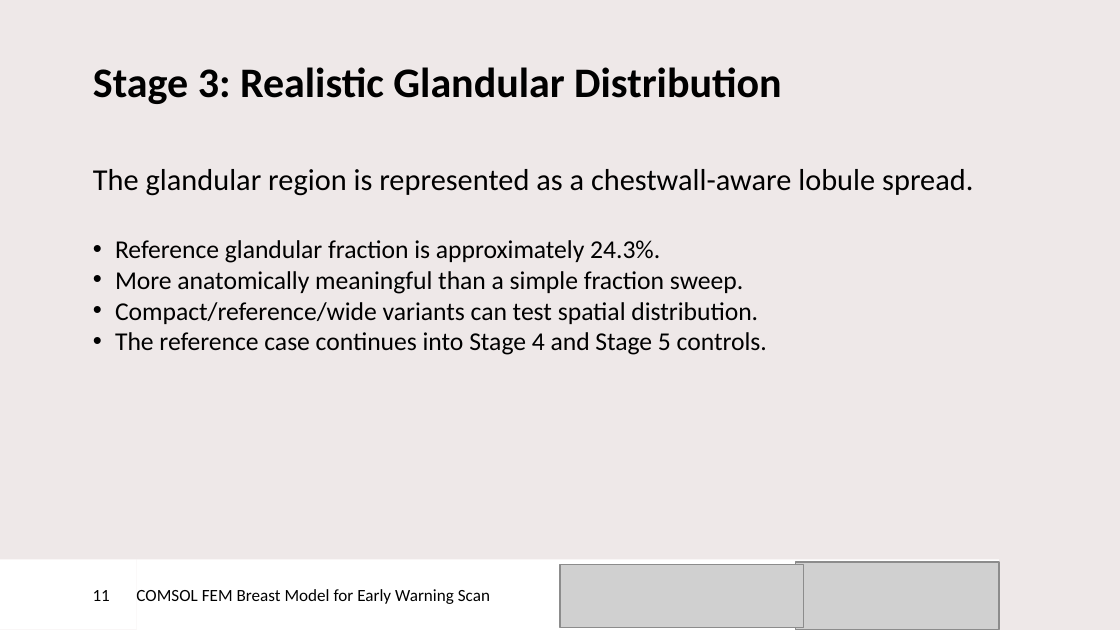
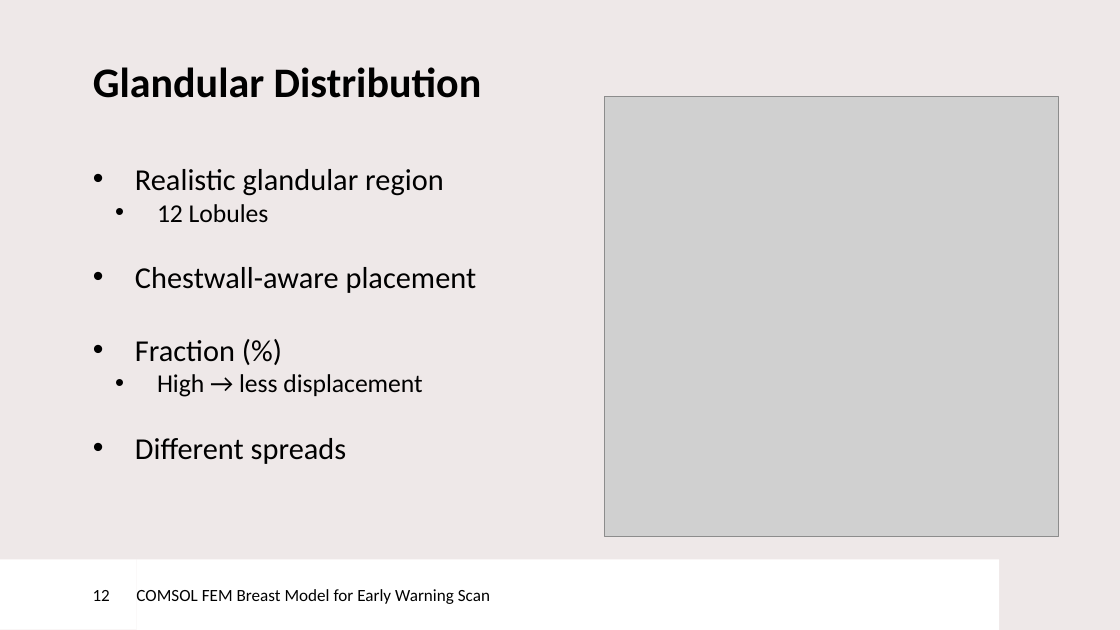
Before and after one commit to DaanKuijpers11/ews-comsol-breast-fem, a slide deck: slide 12 of docs/presentation/Early Warning Scan intership presentation - Daan Kuijpers.pptx (slide 11 before the commit). Drawn at 1120x630 pixels with LibreOffice and Linux fonts; fonts in the diff are those of the drawing; grey boxes stand for pictures; background and template pictures are left out. Boxes give left, top, right and bottom in pixels: in the first picture for what was removed or moved away, otherwise in the second. Text is boxed around its words. In the diff, an @@ line names an element or a change of style, - is before the commit and + after.

```diff
--- a/docs/presentation/Early Warning Scan intership presentation - Daan Kuijpers.pptx
+++ b/docs/presentation/Early Warning Scan intership presentation - Daan Kuijpers.pptx
@@ title at bbox=[93, 67, 482, 98]: text changed @@
-Stage 3: Realistic Glandular Distribution
+Glandular Distribution
@@ picture added at bbox=[605, 96, 1058, 536] @@
@@ text at bbox=[135, 169, 477, 464]: text changed; size 16.5 to 19.5 pt @@
-The glandular region is represented as a chestwall-aware lobule spread.
-    • Reference glandular fraction is approximately 24.3%.
-    • More anatomically meaningful than a simple fraction sweep.
-    • Compact/reference/wide variants can test spatial distribution.
-    • The reference case continues into Stage 4 and Stage 5 controls.
+• Realistic glandular region
+    • 12 Lobules
+• Chestwall-aware placement
+• Fraction (%)
+    • High → less displacement
+• Different spreads
@@ picture removed at bbox=[560, 564, 804, 628] @@
@@ picture removed at bbox=[795, 562, 999, 630] @@
@@ page number at bbox=[93, 590, 110, 601]: text changed @@
-11
+12
```
Also in this commit, not shown: 15 other slides changed, 18 slides added, 5 slides removed, 9 other files.
